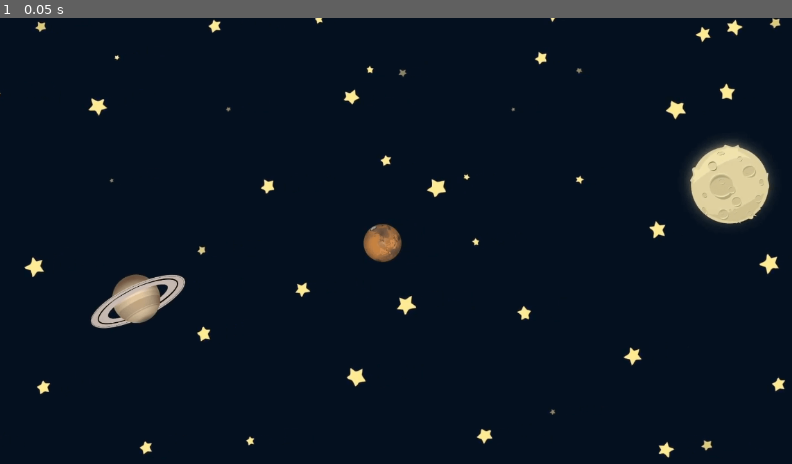
Above: before the commit, frame 1.
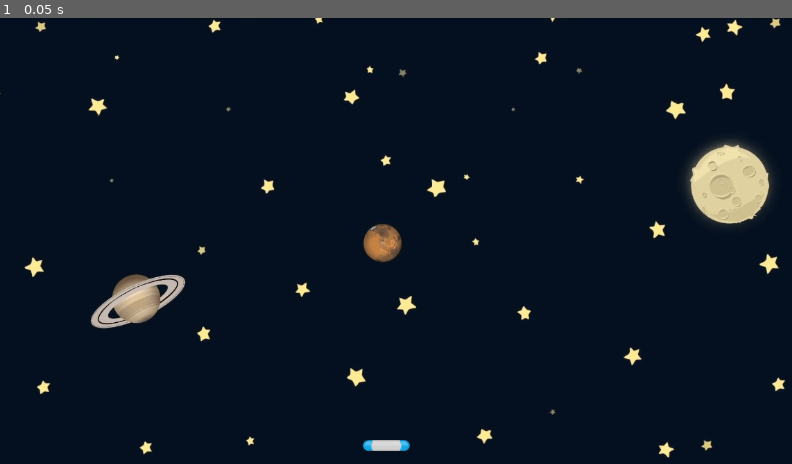
Above: after the commit, the same moment.

Repository: Peter-Pander/GemCatcher
Game: Godot game, scene res://Scenes/Game.tscn
Two runs of this game, one before a commit and one after it. Both use one fixed random seed, a clock stepped at 60 frames per second and the inputs below.
Inputs:
- Up to frame 1 (0.05 s): no input

The runs differ from the first frame. In frame 1, 0.1% of the frame differs, in the area x 45-52%, y 94-98%.

Commit message:
Add Paddle scene

Diff:
--- a/Scenes/Game.tscn
+++ b/Scenes/Game.tscn
@@ -1,6 +1,7 @@
-[gd_scene load_steps=2 format=3 uid="uid://u3xuua0y58te"]
+[gd_scene load_steps=3 format=3 uid="uid://u3xuua0y58te"]
 
 [ext_resource type="Texture2D" uid="uid://dvqs3sfoq1uoa" path="res://assets/GameBg.png" id="1_iukft"]
+[ext_resource type="PackedScene" uid="uid://blr3uxlojgik0" path="res://Scenes/Paddle/Paddle.tscn" id="2_gl6un"]
 
 [node name="Game" type="Node2D"]
 
@@ -8,3 +9,7 @@
 position = Vector2(586, 330)
 scale = Vector2(0.65, 0.65)
 texture = ExtResource("1_iukft")
+
+[node name="Paddle" parent="." instance=ExtResource("2_gl6un")]
+position = Vector2(557, 617)
+scale = Vector2(0.65, 0.65)
--- /dev/null
+++ b/Scenes/Paddle/Paddle.tscn
@@ -0,0 +1,16 @@
+[gd_scene load_steps=3 format=3 uid="uid://blr3uxlojgik0"]
+
+[ext_resource type="Texture2D" uid="uid://ddpqb0ax15bnk" path="res://assets/paddleBlu.png" id="1_p4bap"]
+
+[sub_resource type="CapsuleShape2D" id="CapsuleShape2D_wuola"]
+radius = 12.0
+height = 104.0
+
+[node name="Paddle" type="Area2D"]
+
+[node name="Sprite2D" type="Sprite2D" parent="."]
+texture = ExtResource("1_p4bap")
+
+[node name="CollisionShape2D" type="CollisionShape2D" parent="."]
+rotation = 1.5708
+shape = SubResource("CapsuleShape2D_wuola")
